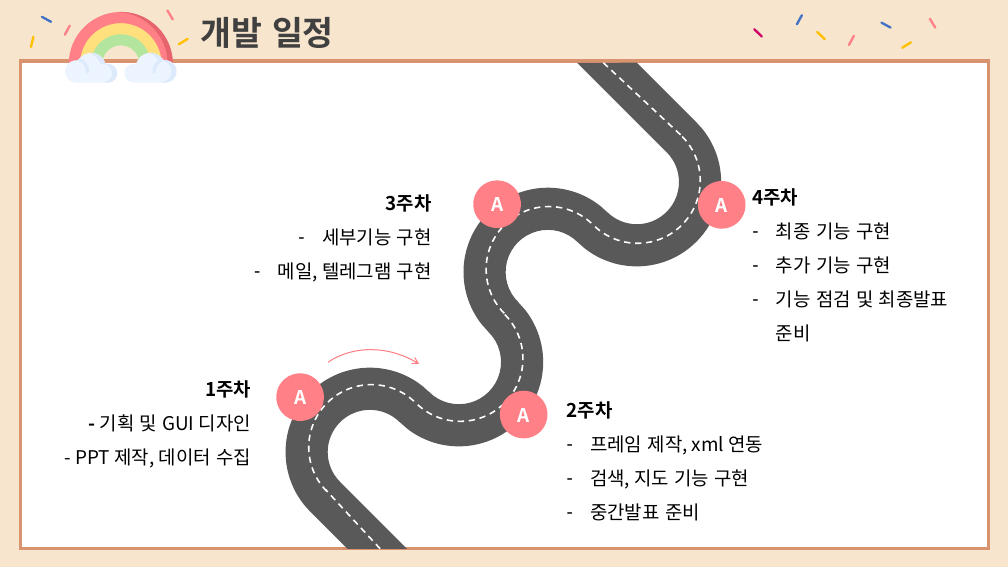
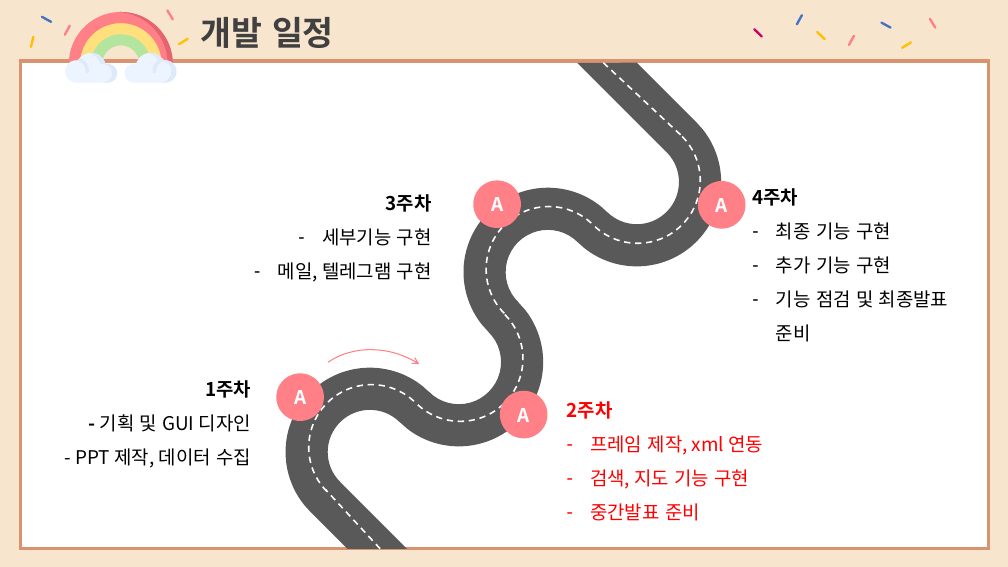
Before and after one commit to Nohdajeong/Pet_Information, a slide deck: slide 5 of 2021182010 노다정, 2021182019 양경원 - 스크립트언어 팀프로젝트 기획ppt.pptx (slide 7 before the commit). Drawn at 1008x567 pixels with LibreOffice and Linux fonts; fonts in the diff are those of the drawing. Boxes give left, top, right and bottom in pixels: in the first picture for what was removed or moved away, otherwise in the second. Text is boxed around its words. In the diff, an @@ line names an element or a change of style, - is before the commit and + after.

Commit message:
ppt 추가
gmail 인증키 추가
ppt 제작

```diff
--- a/2021182010 노다정, 2021182019 양경원 - 스크립트언어 팀프로젝트 기획ppt.pptx
+++ b/2021182010 노다정, 2021182019 양경원 - 스크립트언어 팀프로젝트 기획ppt.pptx
@@ text "2주차" at [567, 401, 763, 521]: text colour #000000 to #FF0000 @@
```
Also in this commit, not shown: 1 other slide changed, 3 slides added, 4 slides removed, 2 other files.
